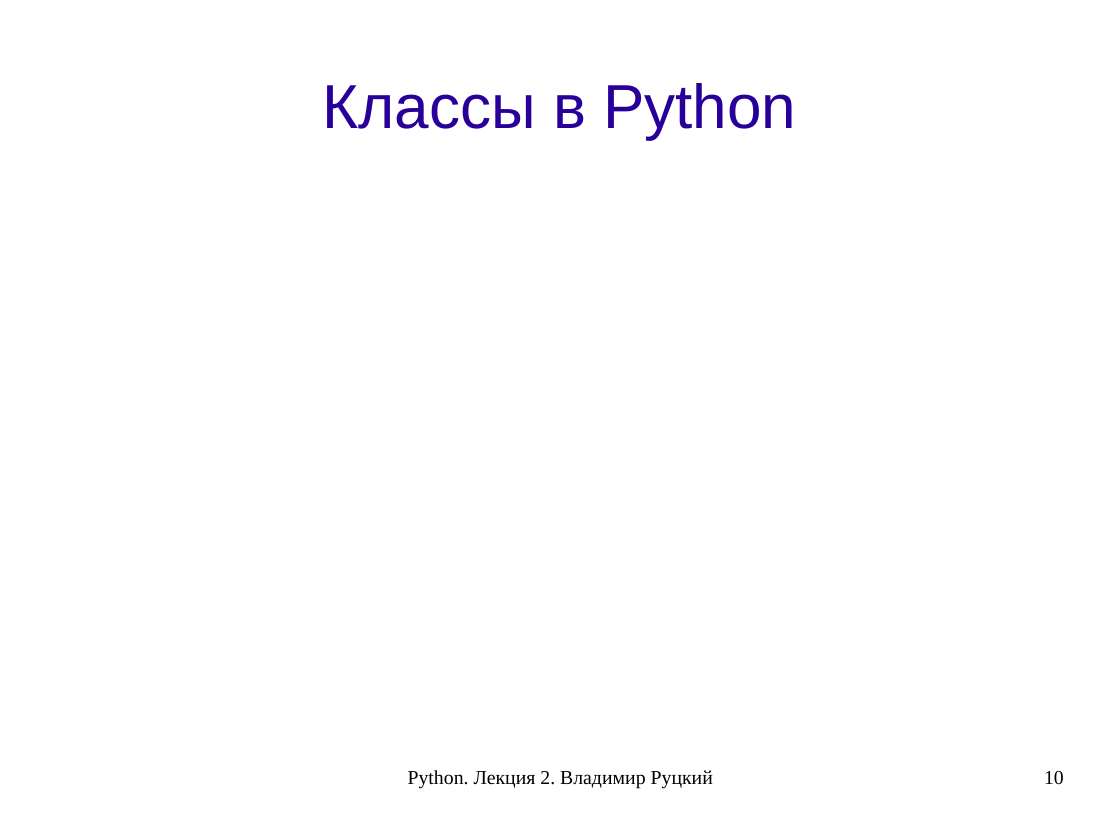
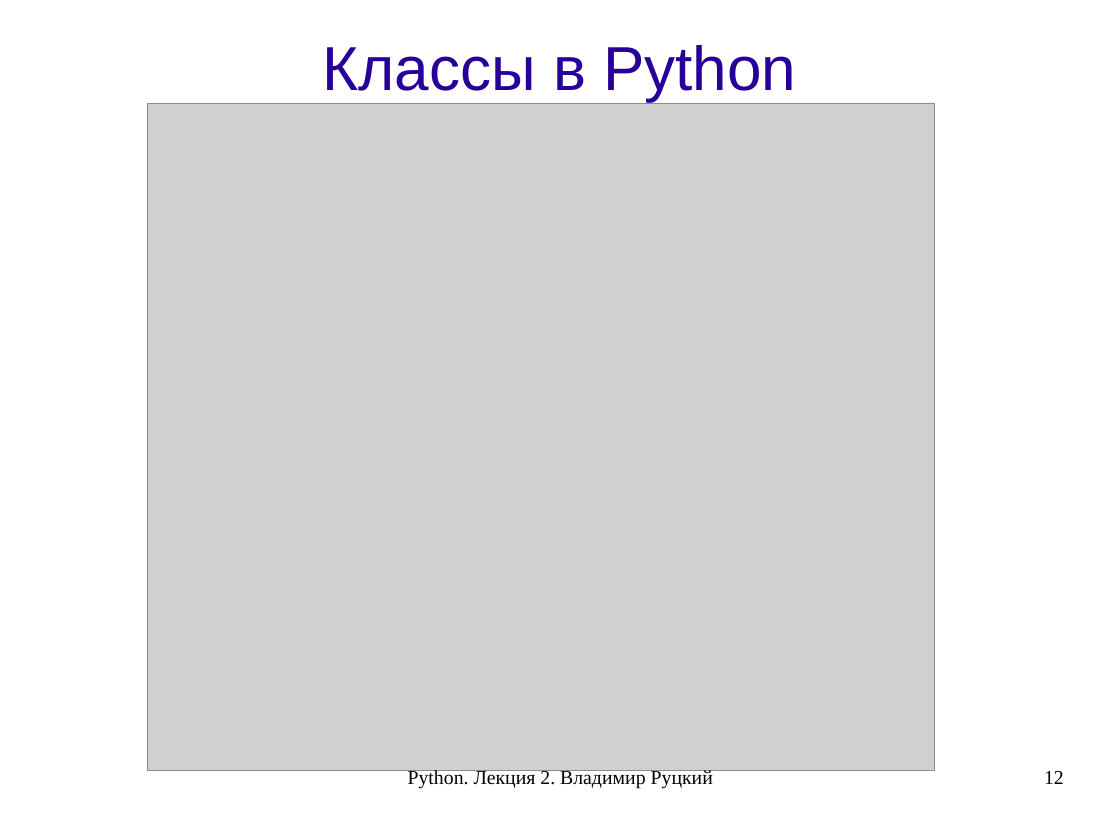
Before and after one commit to rutsky/python-course, a slide deck: slide 12 of 01_classes_modules.odp (slide 10 before the commit). Drawn at 1120x840 pixels with LibreOffice and Linux fonts; fonts in the diff are those of the drawing; grey boxes stand for pictures. Boxes give left, top, right and bottom in pixels: in the first picture for what was removed or moved away, otherwise in the second. Text is boxed around its words. In the diff, an @@ line names an element or a change of style, - is before the commit and + after.

```diff
--- a/01_classes_modules.odp
+++ b/01_classes_modules.odp
@@ title "Классы в Python": place and size @@
-title "Классы в Python" at [323, 83, 796, 139]
+title "Классы в Python" at [323, 45, 796, 102]
@@ picture added at [147, 104, 935, 770] @@
@@ page number at [1044, 771, 1064, 784]: text changed @@
-10
+12
```
Also in this commit, not shown: 3 other slides changed, 1 slide added.
